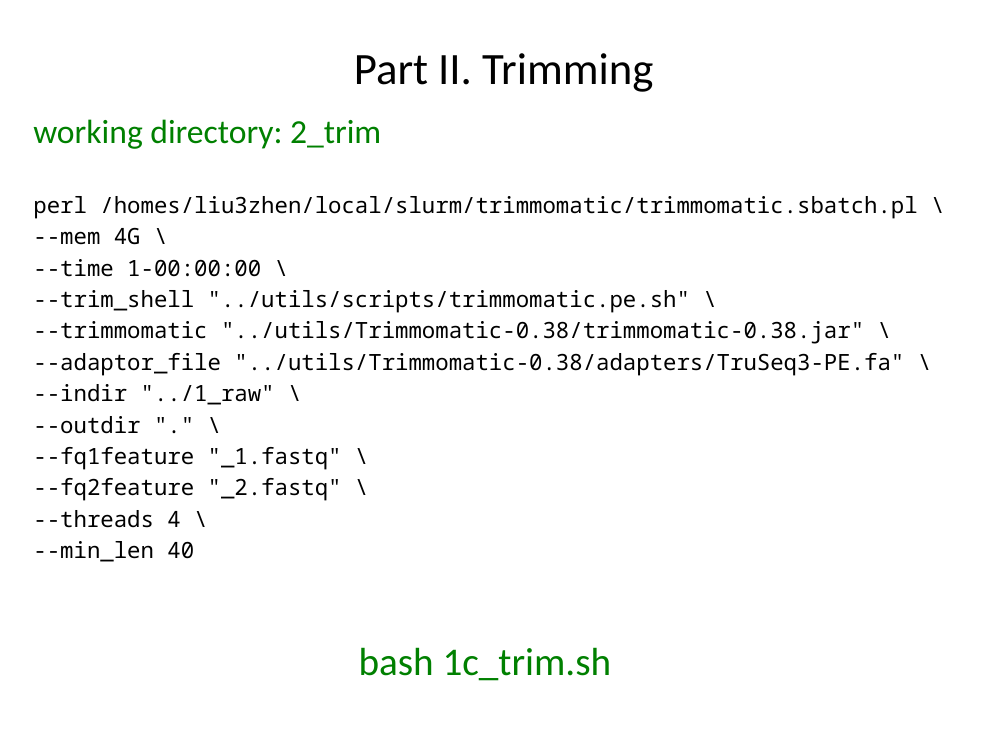
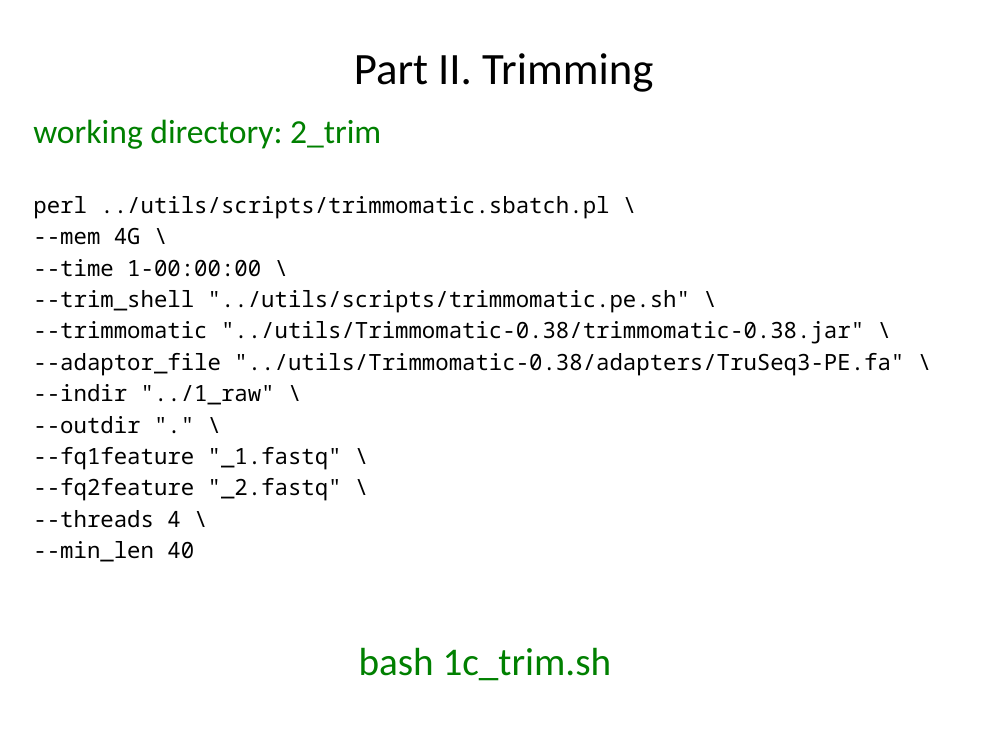
Before and after one commit to liu3zhenlab/teaching, a slide deck: slide 15 of PLPTH813Bioinformatis/2023/labs/lab10_DE.pptx. Drawn at 1008x756 pixels with LibreOffice and Linux fonts; fonts in the diff are those of the drawing. Boxes give left, top, right and bottom in pixels: in the first picture for what was removed or moved away, otherwise in the second. Text is boxed around its words. In the diff, an @@ line names an element or a change of style, - is before the commit and + after.

```diff
--- a/PLPTH813Bioinformatis/2023/labs/lab10_DE.pptx
+++ b/PLPTH813Bioinformatis/2023/labs/lab10_DE.pptx
@@ text at (33,196,609,219): text changed @@
-perl /homes/liu3zhen/local/slurm/trimmomatic/trimmomatic.sbatch.pl \
+perl ../utils/scripts/trimmomatic.sbatch.pl \
```
Also in this commit, not shown: 1 other slide changed, 4 other files.
